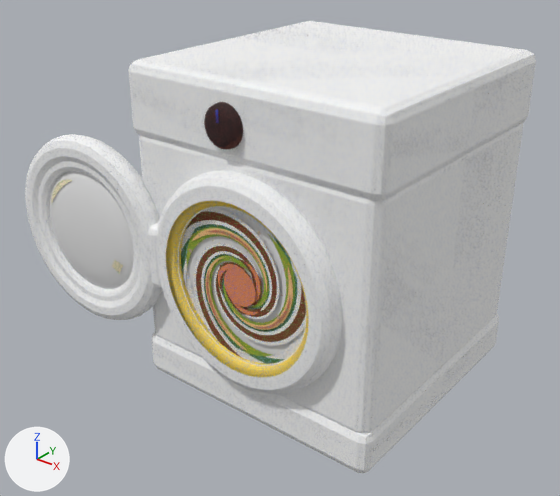
The glTF model assets/meshes/steal-a-sock/map/Dryer.glb: old version first, new version second.
Before and after are seen from a camera (50 mm lens) standing at (5.29, -7.71, 6.21) and looking at (-0.71, -0.21, 1.56). Arrows for +X, +Y and +Z are at lower left; the lights stay in place. The picture after the commit comes second. Vertices at exactly the same position are counted once.

The scene before the commit, as lines of its bpy script (objects in view):
```python
me_dryer = bpy.data.meshes.new('Dryer')
me_dryer.from_pydata(...)  # 2760 vertices, 4908 faces; spans x -3.83..1.73, y -2.06..1.73, z 0.0..4.2
me_dryer.materials.append(mat_palette)  # picture img_palette
me_dryer_outline = bpy.data.meshes.new('Dryer_Outline')
me_dryer_outline.from_pydata(...)  # 1608 vertices, 3072 faces; spans x -3.88..1.78, y -2.08..1.78, z -0.05..4.25
me_dryer_outline.materials.append(mat_palette)  # picture img_palette
me_dryerportal = bpy.data.meshes.new('DryerPortal')
me_dryerportal.from_pydata(...)  # 80 vertices, 156 faces; spans x -1.01..1.01, y -1.79..-1.78, z 0.88..2.9
me_dryervortex = bpy.data.meshes.new('DryerVortex')
me_dryervortex.from_pydata(...)  # 1272 vertices, 1760 faces; spans x -1.0..1.0, y -1.85..-1.8, z 0.89..2.89
me_dryervortex.materials.append(mat_palette)  # picture img_palette
ob_dryer = bpy.data.objects.new('Dryer', me_dryer)
ob_dryer.location = (0.0, 0.0, 0.0)
ob_dryer_outline = bpy.data.objects.new('Dryer_Outline', me_dryer_outline)
ob_dryer_outline.location = (0.0, 0.0, 0.0)
ob_dryerportal = bpy.data.objects.new('DryerPortal', me_dryerportal)
ob_dryerportal.location = (0.0, 0.0, 0.0)
ob_dryervortex = bpy.data.objects.new('DryerVortex', me_dryervortex)
ob_dryervortex.location = (0.0, 0.0, 0.0)
# also in view: 'DryerGlass' at (-2.58, -1.91, 1.89)
```
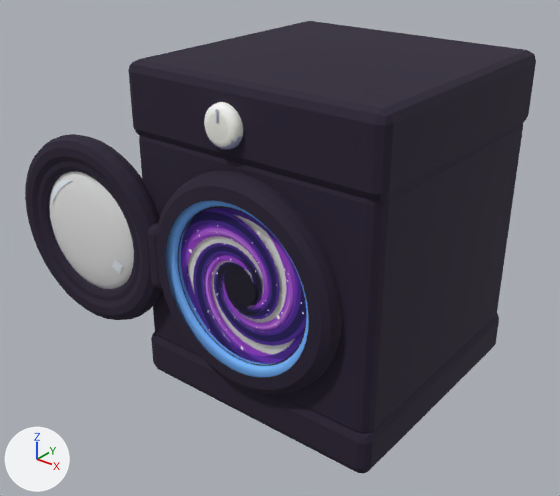
The edits, one by one:
Picture 'Dryer_Paint' (img_dryer_paint) is new.
Material 'Dryer_Paint' (mat_dryer_paint) is new.
Its texture is img_dryer_paint.
Its roughness is 0.85.
me_dryer has 2760 vertices, 4908 faces and spans x -3.83..1.73, y -2.06..1.73, z 0.0..4.2.
me_dryer is used by ob_dryer; location (0.0, 0.0, 0.0).
me_dryer part 1: 4908 faces spanning x -3.83..1.73, y -2.06..1.73, z 0.0..4.2 switch from mat_palette (picture img_palette) to mat_dryer_paint (picture img_dryer_paint).
me_dryer_outline has 1608 vertices, 3072 faces and spans x -3.88..1.78, y -2.08..1.78, z -0.05..4.25.
me_dryer_outline is used by ob_dryer_outline; location (0.0, 0.0, 0.0).
me_dryer_outline part 2: texture (UV) coordinates of 3072 of 3072 faces, centred in x -3.88..1.78, y -2.08..1.78, z -0.05..4.25, changed; they spanned u 0.02..0.02, v 0.98..0.98 and now span u 0.01..0.01, v 0.99..0.99.
me_dryervortex has 1272 vertices, 1760 faces and spans x -1.0..1.0, y -1.85..-1.8, z 0.89..2.89.
me_dryervortex is used by ob_dryervortex; location (0.0, 0.0, 0.0).
me_dryervortex part 3: texture (UV) coordinates of 1760 of 1760 faces, centred in x -0.97..0.97, y -1.85..-1.8, z 0.92..2.85, changed; they spanned u 0.17..0.36, v 0.92..0.92 and now span u 0.09..0.18, v 0.98..0.98.

Where the change shows, as pixel boxes [x1, y1, x2, y2] in the pictures (560 x 496 px):
part 1 of me_dryer, recoloured
    both: [51, 102, 366, 434]
part 2 of me_dryer_outline, surface changed (darker)
    both: [25, 21, 536, 473]
part 3 of me_dryervortex, surface changed
    both: [181, 208, 306, 364]
